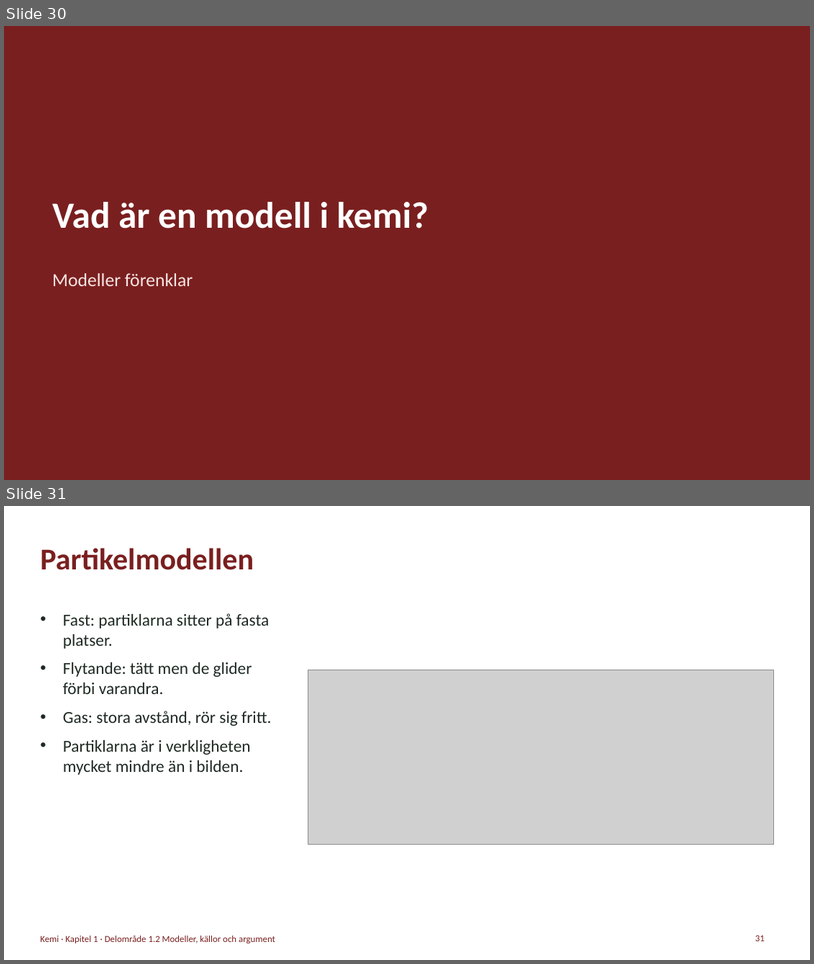
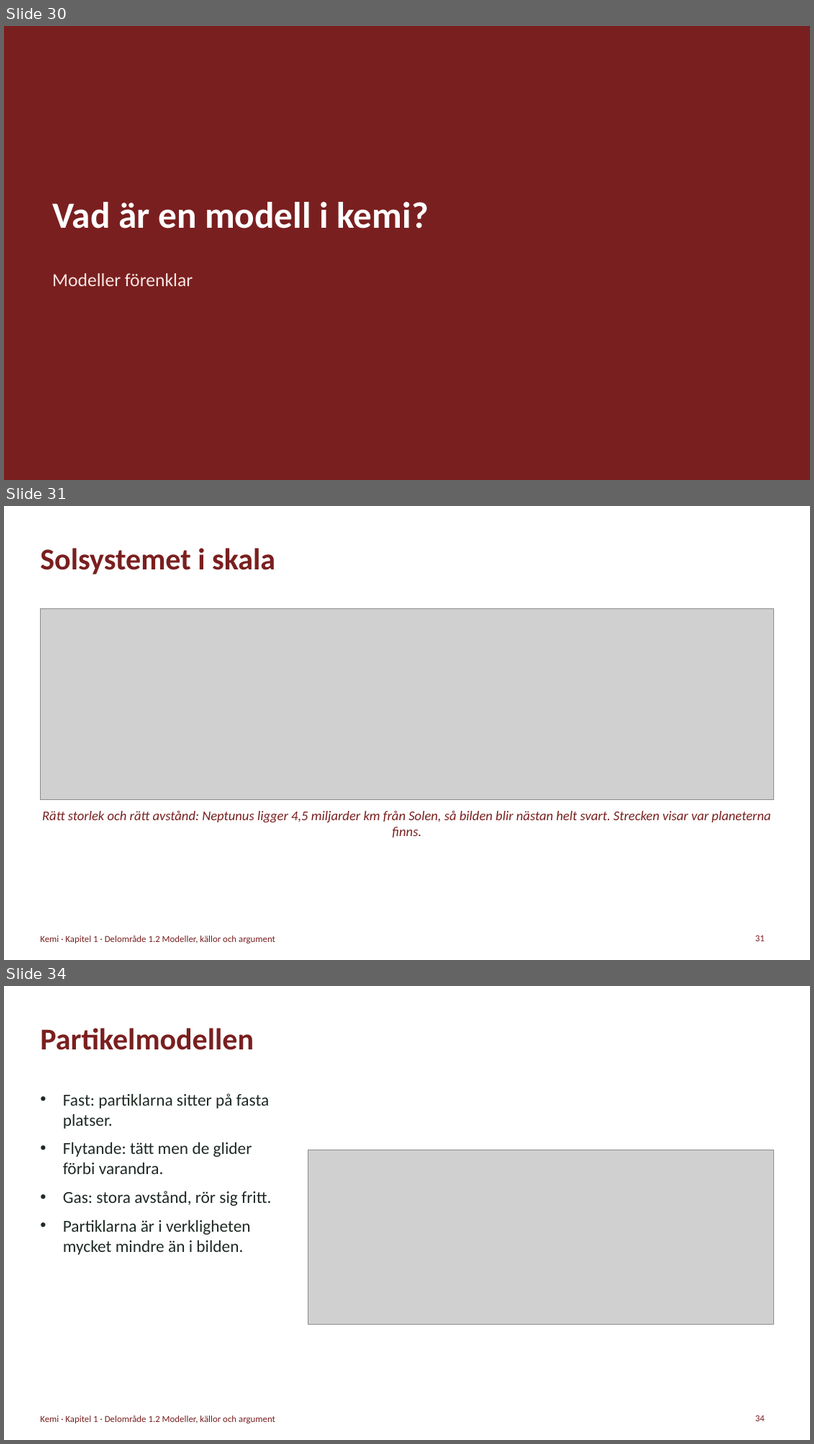
Before and after one commit to sweviktor95/pluggis, a slide deck: planering/kemi-omrade1/kemi-1-kemi-som-vetenskap.pptx. Shown one above the other, each under a label of ours: slides 30 and 31 before the commit, slides 30, 31 and 34 after it; the slides between them are not shown. The pictures are 814x964 and 814x1444 pixels, drawn with LibreOffice and Linux fonts; fonts in the diff are those of the drawing; grey boxes stand for pictures. Boxes give left, top, right and bottom in pixels: in the first picture for what was removed or moved away, otherwise in the second. Text is boxed around its words. In the diff, an @@ line names an element or a change of style, - is before the commit and + after.

```diff
--- a/planering/kemi-omrade1/kemi-1-kemi-som-vetenskap.pptx
+++ b/planering/kemi-omrade1/kemi-1-kemi-som-vetenskap.pptx
@@ slide 31 added at (4, 506, 810, 960), background #FFFFFF; not listed: 1 template element that a slide beside it also shows @@
@@ title added at (40, 548, 275, 574), 36 pt, text #7A1F1F, bold @@
+Solsystemet i skala
@@ picture added at (40, 609, 774, 800) @@
@@ text added at (42, 811, 771, 837), 16 pt, text #7A1F1F, italic @@
+Rätt storlek och rätt avstånd: Neptunus ligger 4,5 miljarder km från Solen, så bilden blir nästan helt svart. Strecken visar var planeterna finns.
@@ page number added at (756, 934, 765, 941), 11 pt, text #7A1F1F @@
+31
@@ what was slide 31 is now slide 34 @@
@@ page number at (756, 1414, 765, 1421): text changed @@
-31
+34
```
Also in this commit, not shown: 1 slide changed, 2 other slides added, 6 other files.
